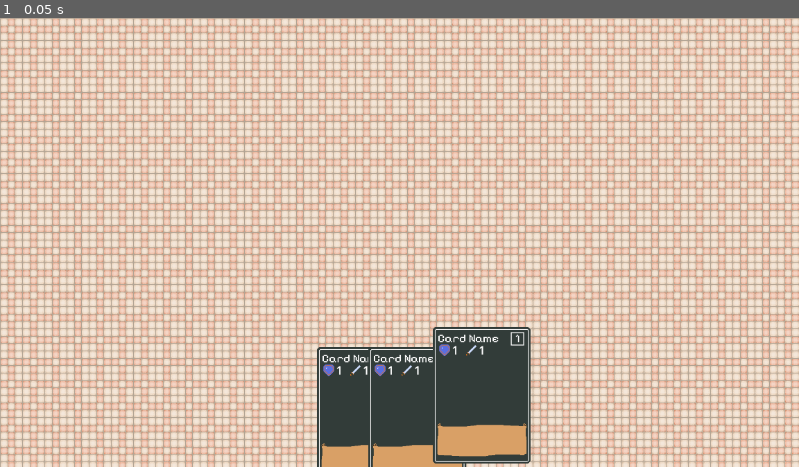
Above: before the commit, frame 1.
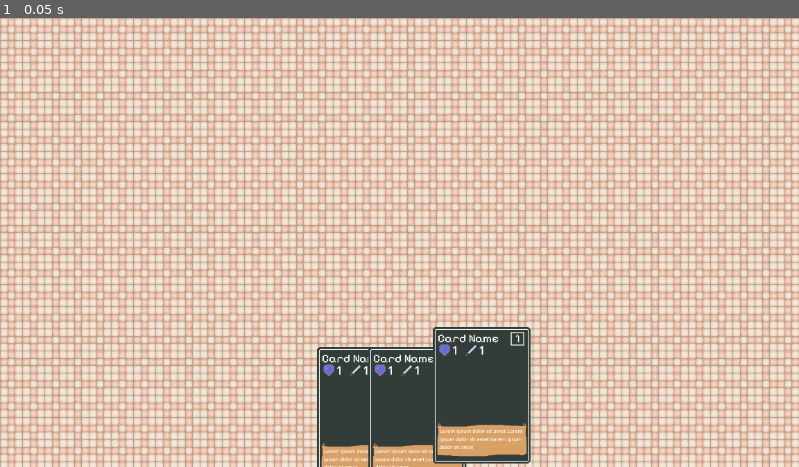
Above: after the commit, the same moment.

Repository: Degenerate-Games/Infestation
Game: Godot game, scene res://scenes/levels/5starkitchen.tscn
Same seed, same stepped clock (60 frames per second), same inputs: the game is played once before the commit and once after it.
Inputs:
- Up to frame 1 (0.05 s): no input

The runs differ from the first frame. In frame 1, 0.3% of the frame differs, in the area x 40-66%, y 91-100%.

Commit message:
Add Description lable and hide collider

Diff:
--- a/scenes/card.tscn
+++ b/scenes/card.tscn
@@ -1,6 +1,7 @@
-[gd_scene load_steps=9 format=3 uid="uid://dr68m8ihkigac"]
+[gd_scene load_steps=10 format=3 uid="uid://dr68m8ihkigac"]
 
 [ext_resource type="Texture2D" uid="uid://y5n6qje8qq1a" path="res://resources/textures/cards/background.png" id="1_6rysh"]
+[ext_resource type="Script" path="res://scripts/card.gd" id="1_tj1kb"]
 [ext_resource type="FontFile" uid="uid://dgrqljiryxl0j" path="res://resources/fonts/PixelifySans-VariableFont_wght.ttf" id="2_8onjp"]
 [ext_resource type="Texture2D" uid="uid://dsqi4dtgvbhb6" path="res://resources/textures/cards/borders/prestige.png" id="3_wgwrp"]
 [ext_resource type="Texture2D" uid="uid://0veayrt4iv8c" path="res://resources/textures/cards/decorations/shield.png" id="4_jeut3"]
@@ -16,6 +17,7 @@
 
 [node name="Card" type="Area2D"]
 scale = Vector2(0.55, 0.55)
+script = ExtResource("1_tj1kb")
 
 [node name="CardBackground" type="TextureRect" parent="."]
 offset_right = 224.0
@@ -87,13 +89,30 @@
 text = "1"
 vertical_alignment = 1
 
-[node name="TextureRect" type="TextureRect" parent="."]
+[node name="DescriptionBackground" type="TextureRect" parent="."]
 offset_left = 7.27273
 offset_top = 243.636
 offset_right = 252.273
 offset_bottom = 343.636
 texture = ExtResource("6_t66lv")
 
+[node name="Description" type="Label" parent="DescriptionBackground"]
+layout_mode = 0
+offset_left = 11.0
+offset_top = 20.0
+offset_right = 233.0
+offset_bottom = 80.0
+theme_override_font_sizes/font_size = 13
+text = "Lorem ipsum dolor sit amet Lorem ipsum dolor sit amet Lorem ipsum dolor sit amet "
+autowrap_mode = 2
+
 [node name="CardCollider" type="CollisionShape2D" parent="."]
+visible = false
 position = Vector2(128.182, 179.091)
 shape = SubResource("RectangleShape2D_t8txg")
+
+[node name="AnimationTimer" type="Timer" parent="."]
+one_shot = true
+
+[connection signal="mouse_entered" from="." to="." method="_on_mouse_entered"]
+[connection signal="mouse_exited" from="." to="." method="_on_mouse_exited"]
